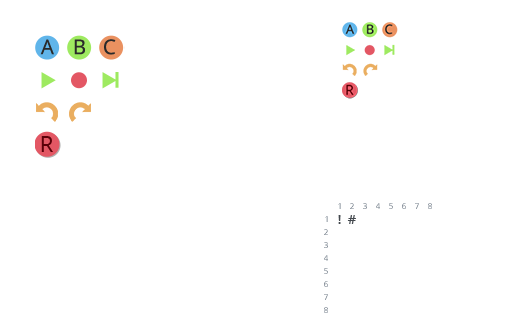
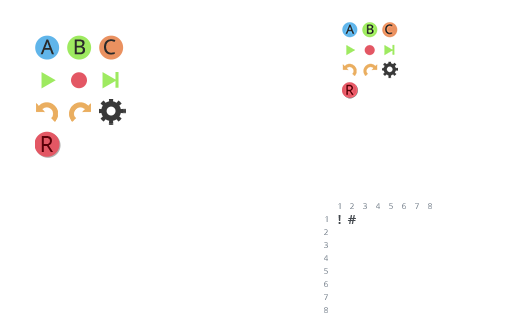
Revision of a layered w=520, h=320 image; what changed, layer by layer:
painted on "20px" over [382, 28, 398, 79]
painted on "32px" over [99, 46, 126, 125]
